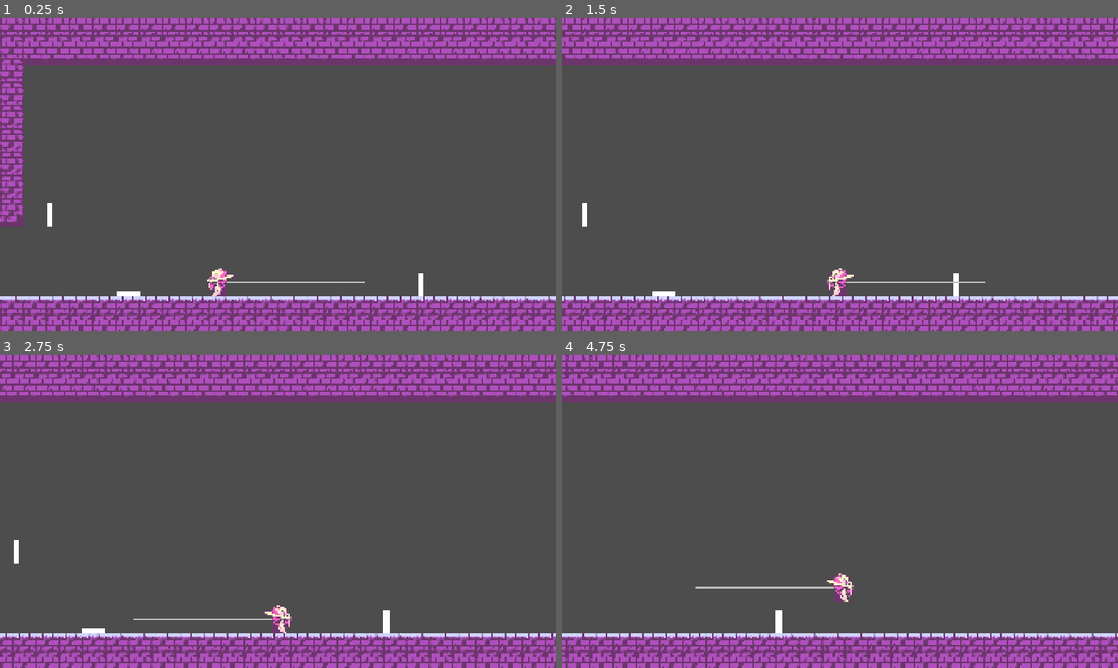
Above: before the commit, frames 1-4 (two rows, left to right).
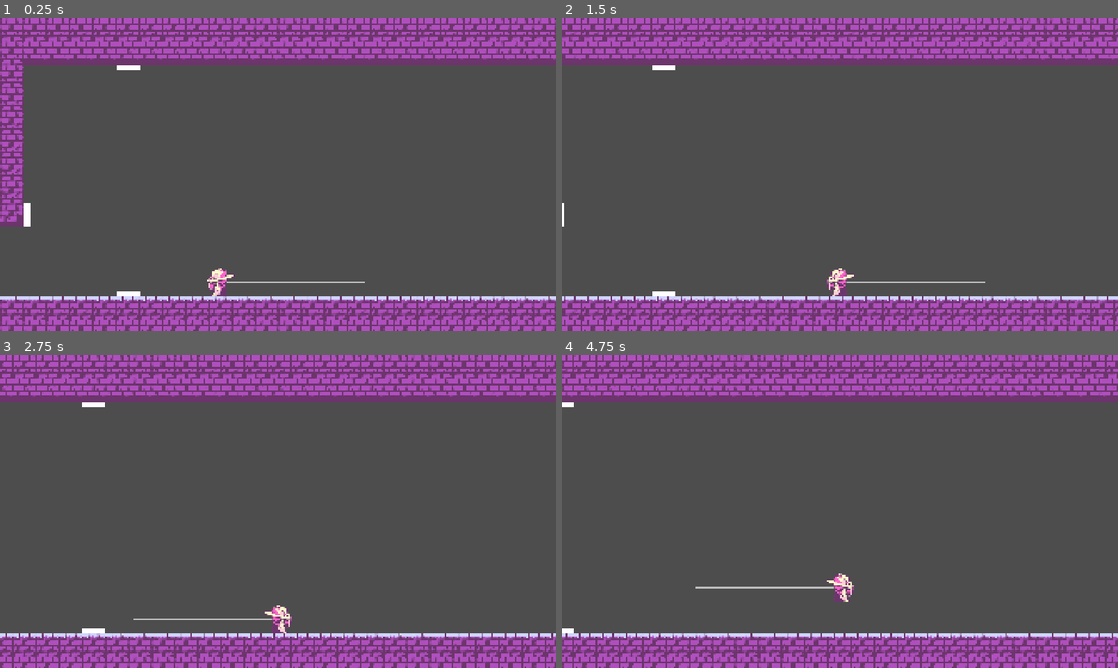
Above: after the commit, the same moments.

Repository: ADON15c/Spell-Hook
Game: Godot game, scene res://scenes/game/game.tscn
Two runs of this game, one before a commit and one after it. Both use one fixed random seed, a clock stepped at 60 frames per second and the inputs below.
Inputs:
- Up to frame 1 (0.25 s): no input
- Up to frame 2 (1.5 s): tap Enter at 0.5 s; hold Right (move_right) from 0.53 s (still down); tap C (jump) at 0.6, 0.77, 1.07 s; tap X (grapple) at 1.35 s
- Up to frame 3 (2.75 s): tap C (jump) at 1.52, 1.55, 1.82, 2.1 s; release Right (move_right) at 2.03 s; hold Left (move_left) from 2.03 s (still down)
- Up to frame 4 (4.75 s): release Left (move_left) at 2.78 s; hold Right (move_right) 2.78-4.28 s; tap X (grapple) at 2.85, 4.35 s; tap C (jump) at 3.02, 3.05, 3.32, 3.6, 3.77, 4.07, 4.52, 4.55 s; hold Left (move_left) from 4.28 s (still down)

The runs differ from the first frame. In frame 1, 0.3% of the frame differs, in the area x 4-77%, y 15-89%; in frame 2, 0.2%; in frame 3, 0.2%; in frame 4, 9.6%, in the area x 0-100%, y 0-100%.

Commit message:
Jumppad 2

Diff:
--- a/scenes/interactibles/jump_pad/jump_pad.gd
+++ b/scenes/interactibles/jump_pad/jump_pad.gd
@@ -1,10 +1,41 @@
+@tool
 extends Node2D
 
+const JUMP_PAD_STRENGTH: float = 1300.0
 
-const JUMP_PAD_STRENGTH: float = -1300.0
+enum Direction {UP, DOWN, RIGHT, LEFT}
+
+
+@export var facing: Direction = Direction.UP:
+	set(value):
+		facing = value
+		set_jump_pad_rotation(facing)
+
+
+func _ready():
+	set_jump_pad_rotation(facing)
 
 func _on_area_2d_body_entered(body: Node2D):
-	if body.has_method("apply_velocity"):
-		body.apply_velocity(Vector2(0,JUMP_PAD_STRENGTH).rotated(rotation))
+	if body.has_method("set_velocity_x") && body.has_method("set_velocity_y"):
+		match facing:
+			Direction.UP:
+				body.set_velocity_y(-JUMP_PAD_STRENGTH)
+			Direction.DOWN:
+				body.set_velocity_y(JUMP_PAD_STRENGTH)
+			Direction.LEFT:
+				body.set_velocity_x(-JUMP_PAD_STRENGTH)
+			Direction.RIGHT:
+				body.set_velocity_x(JUMP_PAD_STRENGTH)
 	elif body is CharacterBody2D:
 		body.velocity -= Vector2(0,JUMP_PAD_STRENGTH).rotated(rotation)
+
+func set_jump_pad_rotation(dir: Direction):
+	match dir:
+		Direction.UP:
+			rotation = 0
+		Direction.DOWN:
+			rotation = PI
+		Direction.LEFT:
+			rotation = PI*1.5
+		Direction.RIGHT:
+			rotation = PI*0.5
--- a/scenes/levels/test_level/test_level.tscn
+++ b/scenes/levels/test_level/test_level.tscn
@@ -99,9 +99,11 @@
 position = Vector2(360, 920)
 
 [node name="Jump Pad2" parent="." instance=ExtResource("5_qv4mi")]
-position = Vector2(120, 680)
+position = Vector2(40, 680)
 rotation = 1.5708
+facing = 2
 
 [node name="Jump Pad3" parent="." instance=ExtResource("5_qv4mi")]
-position = Vector2(1400, 920)
-rotation = 1.5708
+position = Vector2(360, 200)
+rotation = 3.14159
+facing = 1
--- a/scenes/player/player_controller.gd
+++ b/scenes/player/player_controller.gd
@@ -218,3 +218,21 @@
 			angular_velocity_to_velocity()
 			velocity += distance
 			velocity_to_angular_velocity()
+
+func set_velocity_x(new_x: float):
+	match player_state:
+		State.NORMAL:
+			velocity.x = new_x
+		State.GRAPPLE:
+			angular_velocity_to_velocity()
+			velocity.x = new_x
+			velocity_to_angular_velocity()
+
+func set_velocity_y(new_y: float):
+	match player_state:
+		State.NORMAL:
+			velocity.y = new_y
+		State.GRAPPLE:
+			angular_velocity_to_velocity()
+			velocity.y = new_y
+			velocity_to_angular_velocity()
